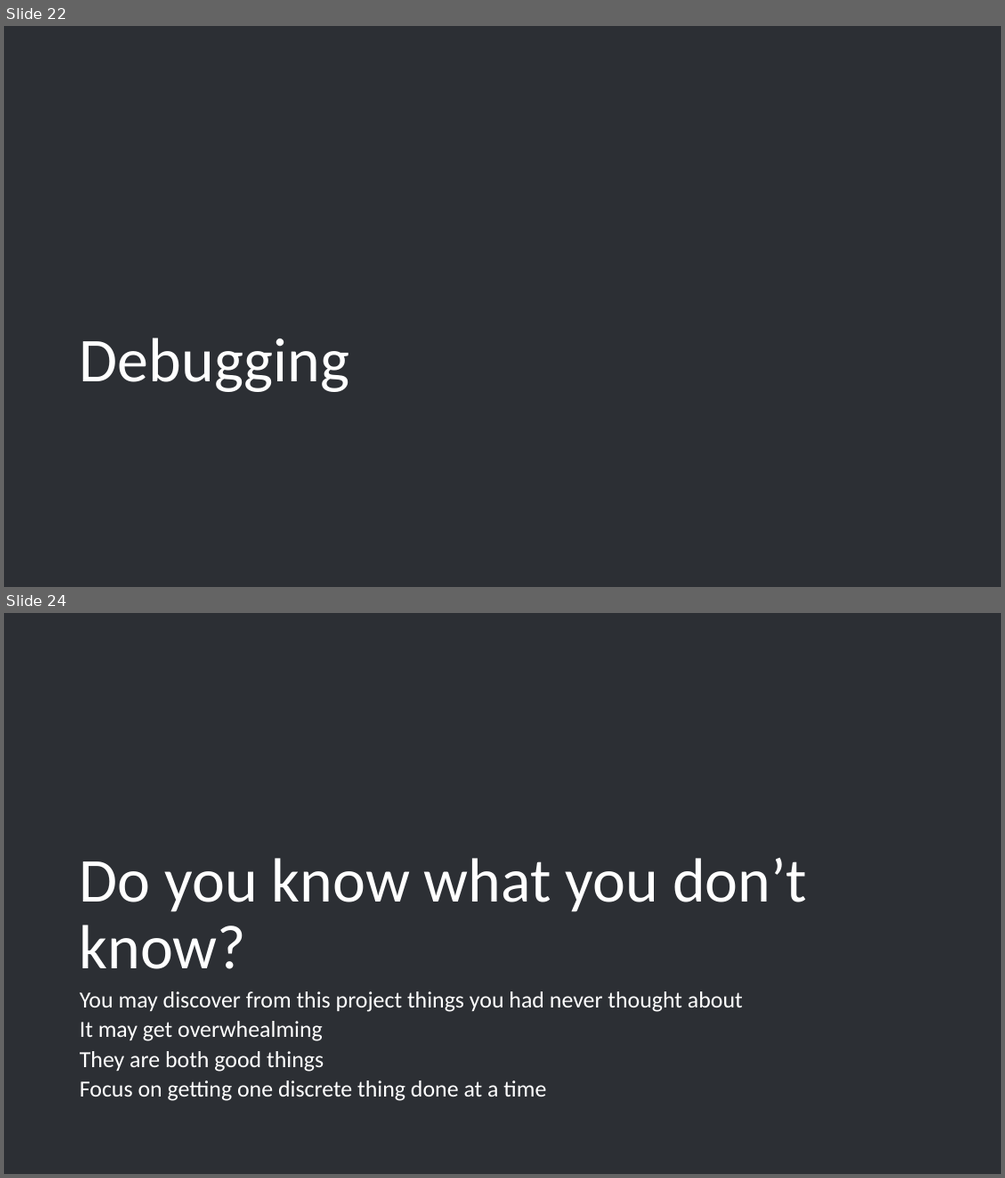
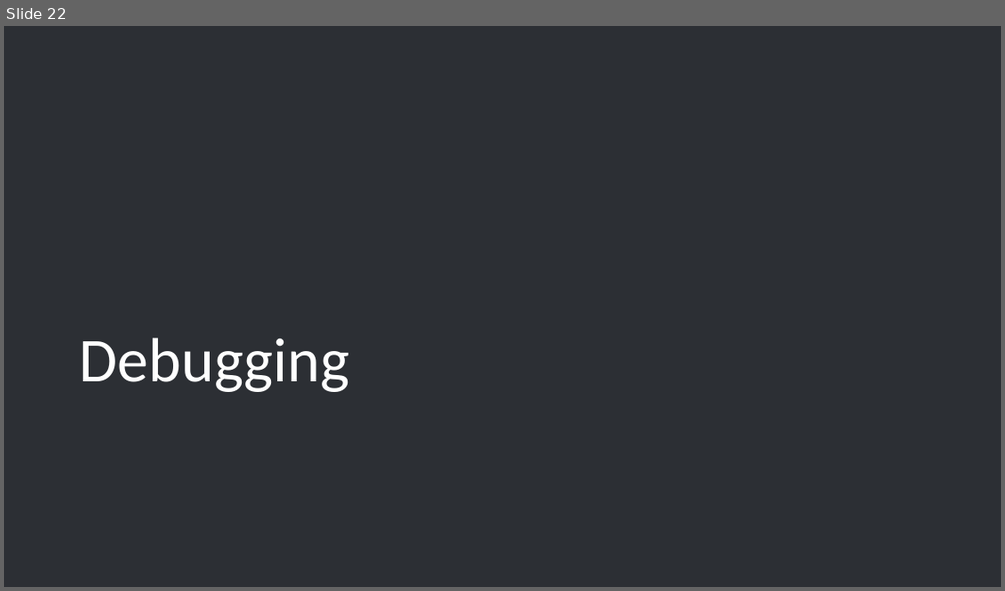
Before and after one commit to trivalleycoders-org/event-doc-and-admin, a slide deck: doc/project-presentations/project-intro-contrib.pptx. Shown one above the other, each under a label of ours: slides 22 and 24 before the commit, slide 22 after it; the slides between them are not shown. The pictures are 1005x1178 and 1005x591 pixels, drawn with LibreOffice and Linux fonts; fonts in the diff are those of the drawing; background and template pictures are left out. Boxes give left, top, right and bottom in pixels: in the first picture for what was removed or moved away, otherwise in the second. Text is boxed around its words. In the diff, an @@ line names an element or a change of style, - is before the commit and + after.

```diff
--- a/doc/project-presentations/project-intro-contrib.pptx
+++ b/doc/project-presentations/project-intro-contrib.pptx
@@ slide 24 removed at <box>4,613,1001,1174</box>, background #2C2F34 @@
@@ title removed at <box>80,858,807,969</box> @@
-Do you know what you don’t know?
@@ text removed at <box>80,991,743,1101</box> @@
-You may discover from this project things you had never thought about
-It may get overwhealming
-They are both good things
-Focus on getting one discrete thing done at a time
```
Also in this commit, not shown: 5 slides changed, 3 other slides removed, 26 other files.
